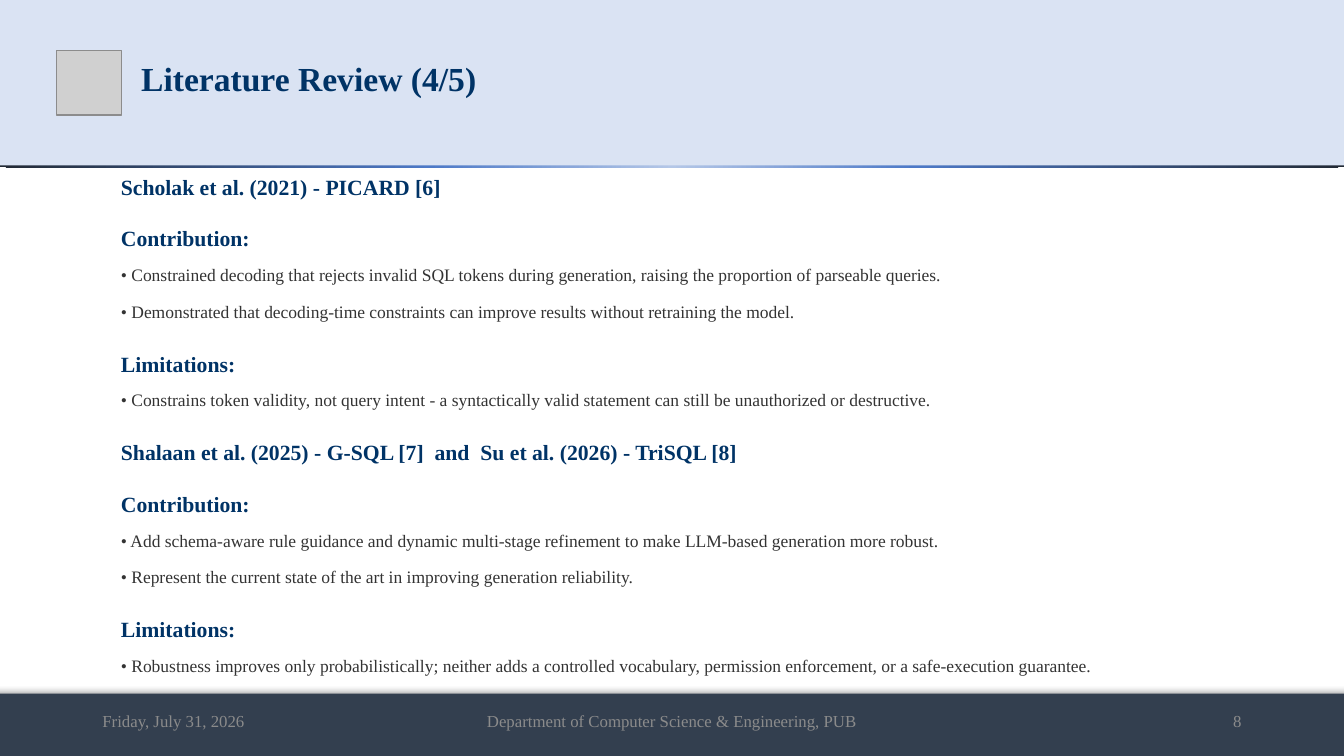
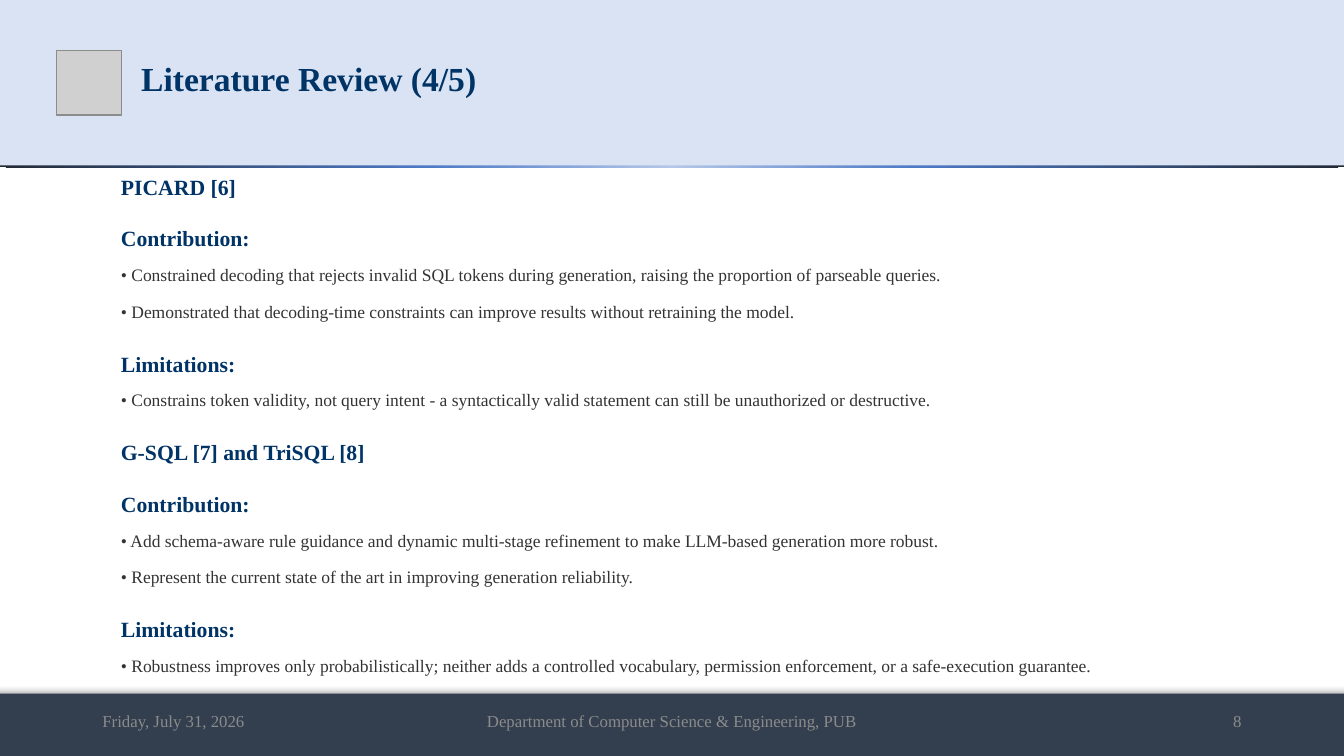
Before and after one commit to md-riaz/AEGIS-Research, a slide deck: slide 8 of docs/scripts/Md_Riaz_Mid_Defense_Final_0322310105101024.pptx. Drawn at 1344x756 pixels with LibreOffice and Linux fonts; fonts in the diff are those of the drawing; grey boxes stand for pictures. Boxes give left, top, right and bottom in pixels: in the first picture for what was removed or moved away, otherwise in the second. Text is boxed around its words. In the diff, an @@ line names an element or a change of style, - is before the commit and + after.

```diff
--- a/docs/scripts/Md_Riaz_Mid_Defense_Final_0322310105101024.pptx
+++ b/docs/scripts/Md_Riaz_Mid_Defense_Final_0322310105101024.pptx
@@ text at <box>121,180,236,198</box>: text changed @@
-Scholak et al. (2021) - PICARD [6]
+PICARD [6]
@@ text at <box>121,445,364,464</box>: text changed @@
-Shalaan et al. (2025) - G-SQL [7] and Su et al. (2026) - TriSQL [8]
+G-SQL [7] and TriSQL [8]
```
Also in this commit, not shown: 21 other slides changed, 1 slide removed, 1 other file.
